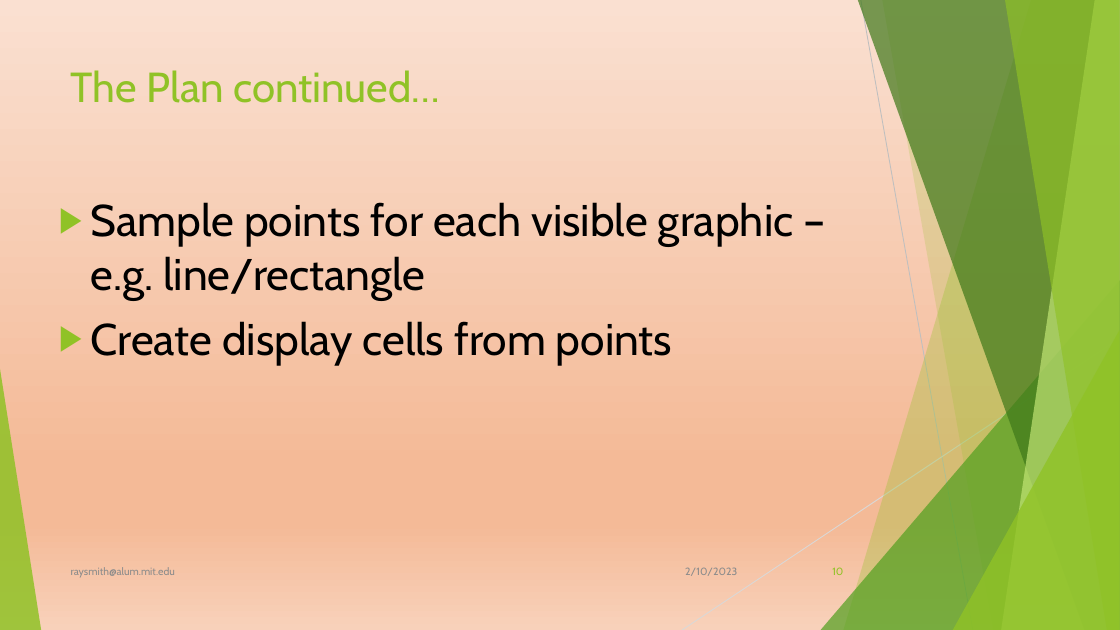
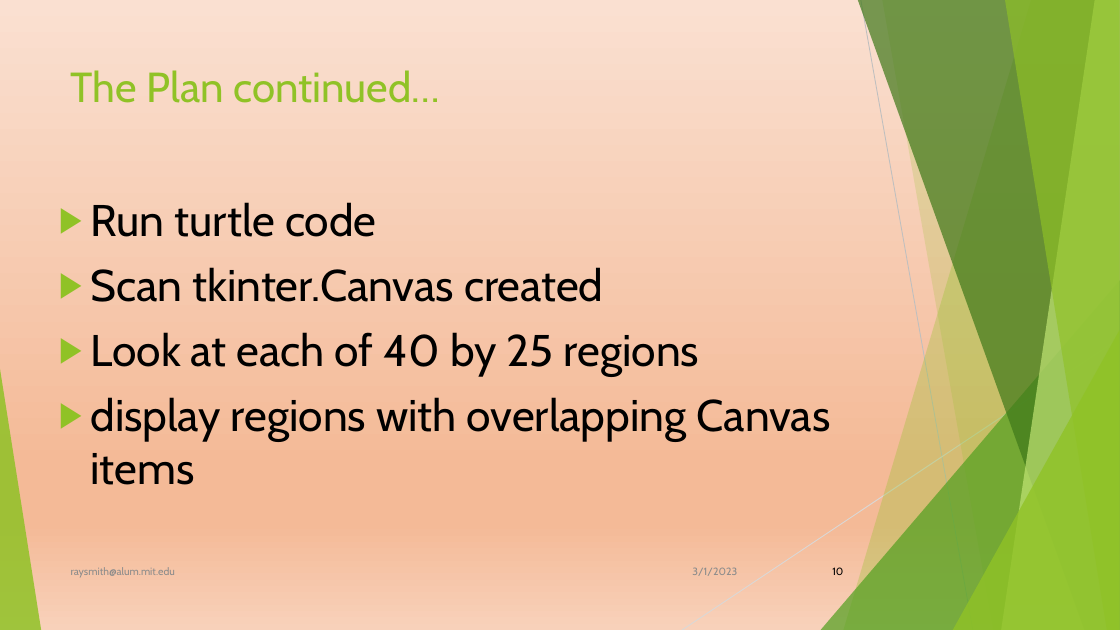
Before and after one commit to raysmith619/Introduction-To-Programming, a slide deck: slide 10 of Docs/ForTheBlind/Implementing Visually Impaired Introduction.pptx. Drawn at 1120x630 pixels with LibreOffice and Linux fonts; fonts in the diff are those of the drawing; background and template pictures are left out. Boxes give left, top, right and bottom in pixels: in the first picture for what was removed or moved away, otherwise in the second. Text is boxed around its words. In the diff, an @@ line names an element or a change of style, - is before the commit and + after.

```diff
--- a/Docs/ForTheBlind/Implementing Visually Impaired Introduction.pptx
+++ b/Docs/ForTheBlind/Implementing Visually Impaired Introduction.pptx
@@ text at (90,202,831,485): text changed @@
-▶ Sample points for each visible graphic – e.g. line/rectangle
-▶ Create display cells from points
+▶ Run turtle code
+▶ Scan tkinter.Canvas created
+▶ Look at each of 40 by 25 regions
+▶ display regions with overlapping Canvas items
@@ text at (692,567,737,576): text changed @@
-2/10/2023
+3/1/2023
@@ page number at (832,567,843,575): text colour #90C226 to #000000 @@
```
Also in this commit, not shown: 17 other slides changed, 7 slides added, 4 slides removed, 4 other files.
